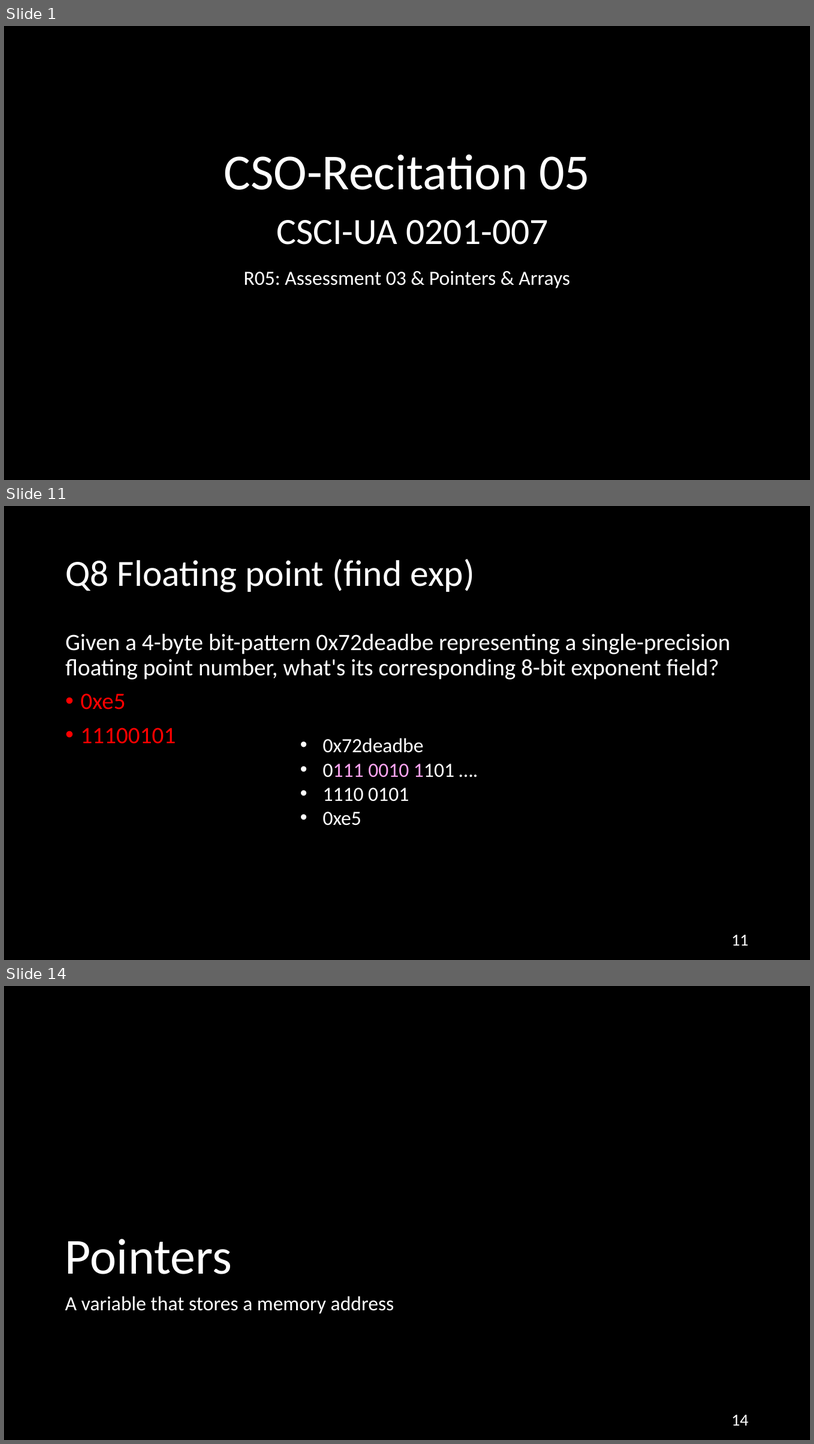
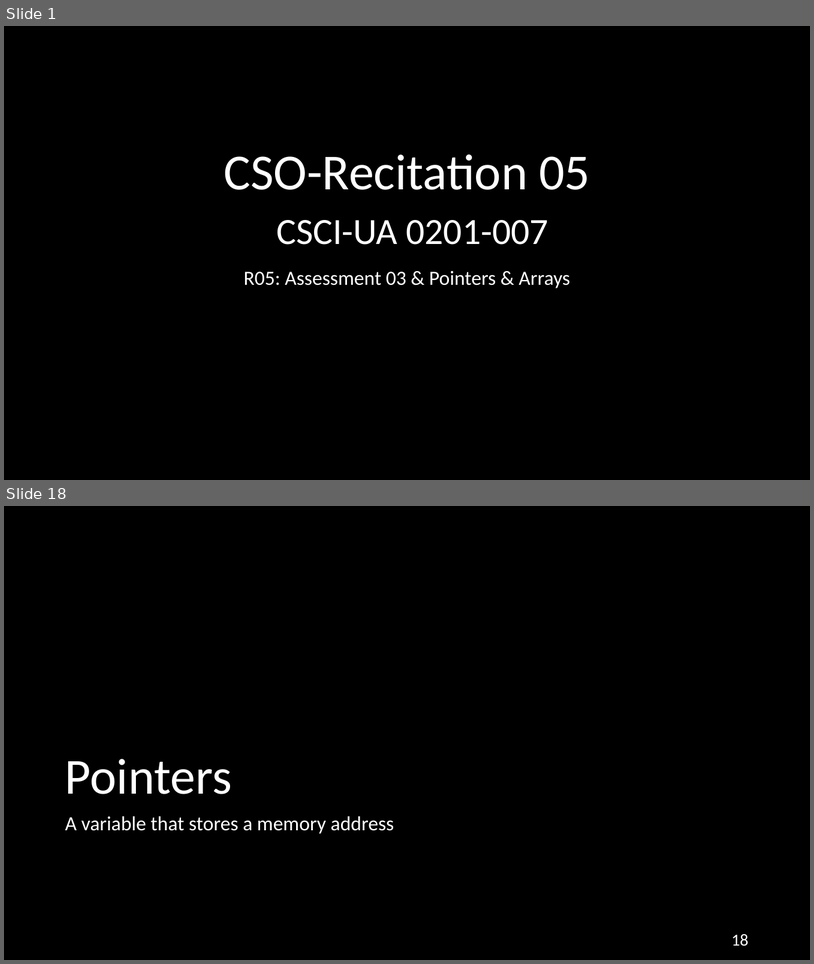
Before and after one commit to NYU-CSO/nyu-cso.github.io, a slide deck: rec-notes/r05.pptx. Shown one above the other, each under a label of ours: slides 1, 11 and 14 before the commit, slides 1 and 18 after it; the slides between them are not shown. The pictures are 814x1444 and 814x964 pixels, drawn with LibreOffice and Linux fonts; fonts in the diff are those of the drawing. Boxes give left, top, right and bottom in pixels: in the first picture for what was removed or moved away, otherwise in the second. Text is boxed around its words. In the diff, an @@ line names an element or a change of style, - is before the commit and + after.

```diff
--- a/rec-notes/r05.pptx
+++ b/rec-notes/r05.pptx
@@ slide 11 removed at (x1=4, y1=506, x2=810, y2=960), background #000000 @@
@@ title removed at (x1=65, y1=559, x2=474, y2=592) @@
-Q8 Floating point (find exp)
@@ text removed at (x1=65, y1=633, x2=731, y2=744) @@
-Given a 4-byte bit-pattern 0x72deadbe representing a single-precision floating point number, what's its corresponding 8-bit exponent field?
-• 0xe5
-• 11100101
@@ text removed at (x1=323, y1=738, x2=455, y2=825) @@
-• 0x72deadbe
-• 0111 0010 1101 ….
-• 1110 0101
-• 0xe5
@@ page number removed at (x1=732, y1=934, x2=749, y2=945) @@
-11
@@ what was slide 14 is now slide 18 @@
@@ page number at (x1=732, y1=934, x2=749, y2=946): text changed @@
-14
+18
```
Also in this commit, not shown: 6 slides changed, 14 slides added, 9 other slides removed, 1 other file.
